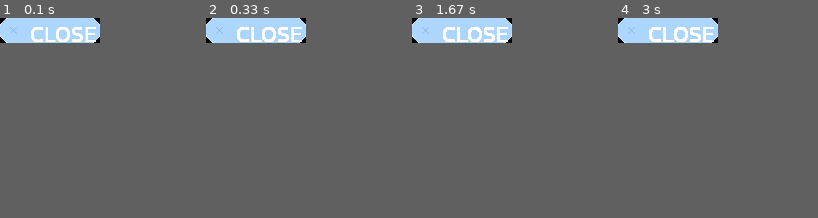
Above: before the commit, frames 1-4 (left to right).
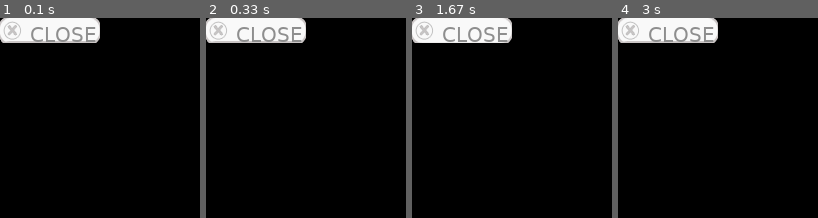
Above: after the commit, the same moments.

Repository: Phpthon/pyvr2
Game: pygame game, started from Buttons.py
Two runs of this game, one before a commit and one after it. Both use one fixed random seed, a clock stepped at 60 frames per second and the inputs below. The source is Python 2; it was converted automatically to run under Python 3.
Inputs (mouse positions are in pixels of both pictures, inside the frame that each line leads up to):
- Up to frame 1 (0.1 s): no input
- Up to frame 2 (0.33 s): no input
- Up to frame 3 (1.67 s): press the mouse at (462, 42) at 0.37 s; move the mouse to (456, 66) at 0.47 s; release the mouse at (450, 88) at 0.6 s; click (444, 46) at 1.22 s; press the mouse at (462, 42) at 1.53 s; move the mouse to (488, 44) at 1.63 s
- Up to frame 4 (3 s): release the mouse at (718, 46) at 1.77 s; click (652, 44) at 1.88 s; press the mouse at (668, 42) at 2.2 s; move the mouse to (666, 96) at 2.3 s; release the mouse at (662, 150) at 2.43 s
In our replay, the window is 100x25 before the commit and 200x200 after it. These sizes can differ from the game's own. Grey fills any space a smaller window leaves; there, only what the larger window draws over its background counts as a difference.

The runs differ from the first frame. In frame 1, 6.2% of the frame differs, in the area x 0-50%, y 0-13%; in frame 2, 6.0%; in frame 3, 6.0%; in frame 4, 6.0%.

Commit message:
Button created, need to add in overlay
Button is currently functioning , need to create the overlay in
photoshop and then add in functionality.

Diff:
--- a/Buttons.py
+++ b/Buttons.py
@@ -3,43 +3,61 @@
 import sys
 
 
-class Button():
+class Button(pygame.Surface):
 
     def __init__(self):
 
-        ##load photoshoped image of button
-        self.image = pygame.image.load('Button_Close.png')
-        ##create the font for button
+        pygame.Surface.__init__(self, size = (100,50))
+        self.hovered = False
+
+        button = pygame.image.load("buttoncloseNew.png")
+        self.state_normal = button.subsurface((0,0,100,25))
+        self.state_hover = button.subsurface((0,25,100,25))
         self.myfont = pygame.font.SysFont("Lucida Sans Unicode", 20)
-        ##create text, colour
-        self.label = self.myfont.render("CLOSE", 1, (255,255,255))
+        self.label = self.myfont.render("CLOSE", 1, (142,142,142))
 
-    def buttonFont(self,screen):
-       self.image.blit(self.label, (30,5))
-       screen.blit(self.image, (0,0))
+    def update(self,screen):
+        self.process_events()
+        self.fill((0,0,0))
 
-       image = pygame.Surface([100,25], pygame.SRCALPHA, 32)
-       image = image.convert_alpha()
+        newimage = self.get_image()
+        self.blit(newimage, newimage.get_rect())
+        self.blit(self.label, (30,5))
+
+        screen.blit(self, self.get_rect())
 
     def buttonMotion():
         if event.type == pygame.MOUSEMOTION:
                 print "This will close the program"
 
+    def get_image(self):
+        if self.hovered:
+            return self.state_hover
+        else:
+            return self.state_normal
+
+    def process_events(self):
+        for event in pygame.event.get():
+            if event.type == pygame.MOUSEMOTION:
+                if self.get_rect().collidepoint(event.pos):
+                        self.hovered = True
+                else:
+                    self.hovered = False
+                    if event.type == QUIT:
+                        pygame.quit()
+                        sys.exit
+
 
 pygame.init()
 
-screen = pygame.display.set_mode((100, 25))
+screen = pygame.display.set_mode((200, 200))
 
 pygame.display.set_caption('Close Button')
 
 button = Button()
+clock = pygame.time.Clock()
 
 while True :
-    for event in pygame.event.get():
-        if event.type == QUIT:
-            pygame.quit()
-            sys.exit()
-
-
-    button.buttonFont(screen)
+    button.update(screen)
     pygame.display.update()
+    clock.tick(30)
Binary file added: buttoncloseNew.png
Not shown, added: buttonclosefinal.psd
